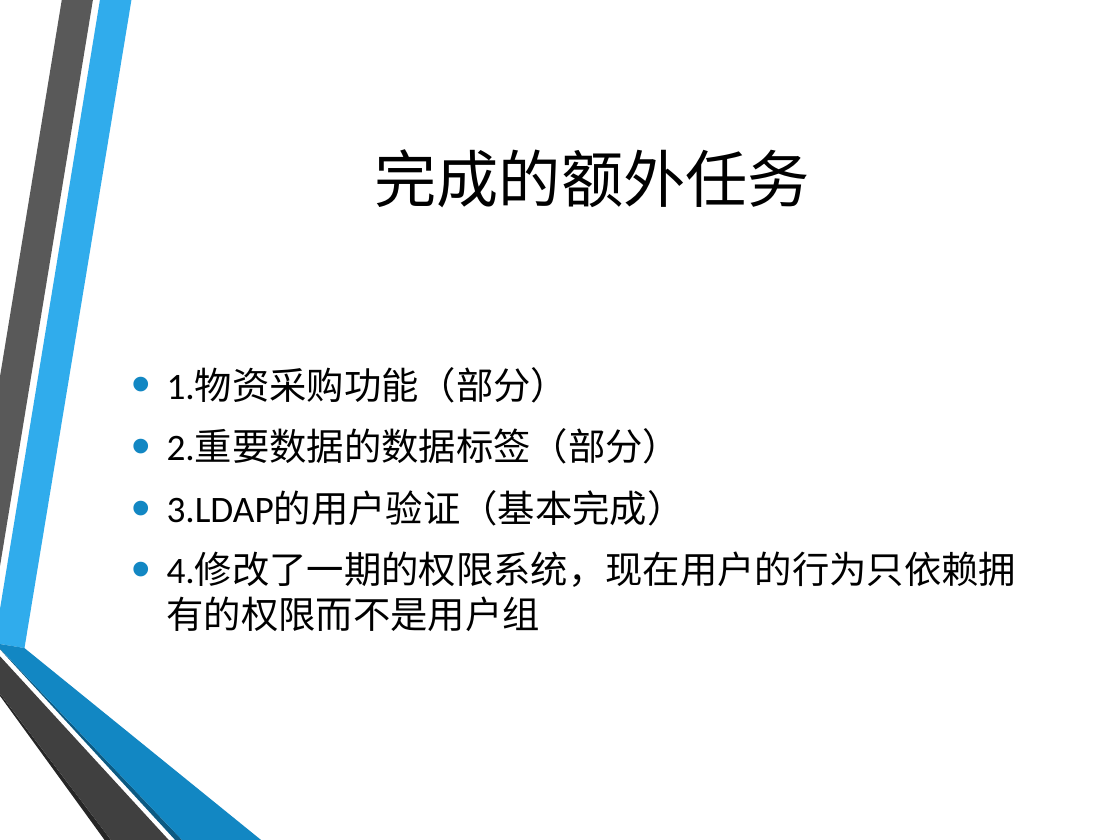
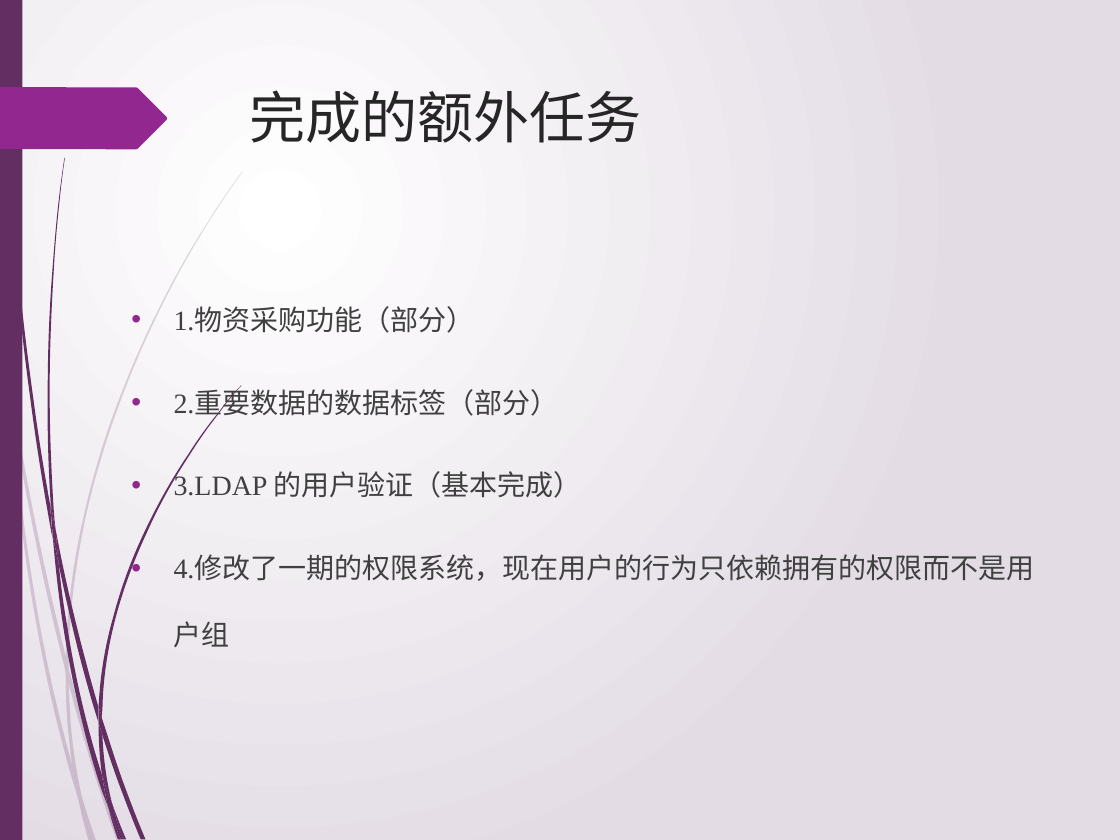
Before and after one commit to jiguanglizipao/LSMS, a slide deck: slide 4 of ppt_of_sprint/sprint2.pptx. Drawn at 1120x840 pixels with LibreOffice and Linux fonts; fonts in the diff are those of the drawing; background and template pictures are left out. Boxes give left, top, right and bottom in pixels: in the first picture for what was removed or moved away, otherwise in the second. Text is boxed around its words. In the diff, an @@ line names an element or a change of style, - is before the commit and + after.

```diff
--- a/ppt_of_sprint/sprint2.pptx
+++ b/ppt_of_sprint/sprint2.pptx
@@ background picture (left out) to gradient #FFFFFF to #E4DDE6 @@
@@ rectangle added at box(0, 0, 22, 840), fill #632E62 @@
@@ freeform shape: place and size @@
-freeform shape at box(0, 0, 93, 567)
+freeform shape at box(2, 0, 53, 539)
@@ freeform shape at box(2, 0, 53, 539): fill #595959 to #632E62 @@
@@ freeform shape added at box(0, 87, 167, 150), fill #92278F @@
@@ title "完成的额外任务": place and size @@
-title "完成的额外任务" at box(375, 149, 810, 207)
+title "完成的额外任务" at box(249, 90, 641, 143)
@@ title "完成的额外任务" at box(249, 90, 641, 143): size 40 to 36 pt, font Calibri to Times New Roman, text colour #000000 to #262626; alignment centre to left; vertical alignment middle to top @@
@@ freeform shape: place and size @@
-freeform shape at box(0, 0, 131, 648)
+freeform shape at box(47, 158, 65, 529)
@@ freeform shape at box(47, 158, 65, 529): fill #30ACEC to #632E62 @@
@@ text "1.物资采购功能（部分）" at box(174, 308, 1035, 647): vertical alignment middle to top @@
@@ text at box(174, 308, 1035, 647): size 24 to 18 pt, font Calibri to Times New Roman, text colour #000000 to #404040 in "1.物资采购功能（部分）", "2.重要数据的数据标签（部分）", "4.修改了一期的权限系统，现在用户的行为只依赖拥有的权限而不是用户组"; indent changed; line spacing 1 to 2; bullet colour #1287C3 to #92278F @@
@@ text at box(174, 471, 582, 498): text changed; size 24 to 18 pt; font Calibri to Times New Roman; text colour #000000 to #404040 @@
-• 3.LDAP的用户验证（基本完成）
+• 3.LDAP 的用户验证（基本完成）
@@ freeform shape removed at box(0, 648, 183, 840) @@
@@ freeform shape removed at box(0, 644, 261, 840) @@
@@ freeform shape: place and size @@
-freeform shape at box(0, 693, 111, 840)
+freeform shape at box(65, 671, 81, 796)
@@ freeform shape at box(65, 671, 81, 796): fill #262626 to #632E62 at 20% opacity @@
@@ freeform shape: place and size @@
-freeform shape at box(0, 656, 169, 840)
+freeform shape at box(68, 668, 120, 840)
@@ freeform shape at box(68, 668, 120, 840): fill #404040 to #632E62 at 20% opacity @@
@@ group added at box(0, 171, 243, 840): 8 freeform shapes @@
@@ group added at box(50, 385, 242, 840): 10 freeform shapes @@
```
Also in this commit, not shown: 3 other slides changed, 2 other files.
